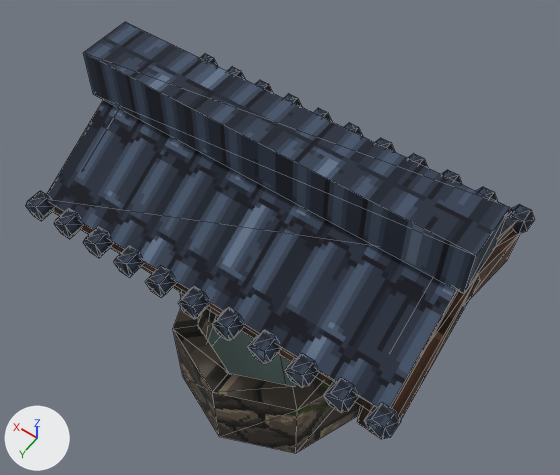
What one commit did to the glTF model Oxygen/project/Assets/Models/JapaneseCity/Props/JP_Prop_Well_A.glb.
The view is the same before and after, from a 50 mm camera at (-1.97, 2.73, 6.11) aimed at (0.09, -0.15, 1.58). Lighting does not change. The marker at lower left points along +X, +Y and +Z. The older version comes first. Mesh edges are drawn as thin lines. Vertices at exactly the same position are counted once.

The scene before the commit, as lines of its bpy script (objects in view):
```python
me_jp_prop_well_a = bpy.data.meshes.new('JP_Prop_Well_A')
me_jp_prop_well_a.from_pydata(...)  # 414 vertices, 676 faces; spans x -1.44..1.44, y -0.95..0.95, z 0.0..2.9
# faces by material slot: [48, 6, 132, 12, 22, 456]
me_jp_prop_well_a.materials.append(mat_jp_stone_rough)
me_jp_prop_well_a.materials.append(mat_jp_mat_glass)
me_jp_prop_well_a.materials.append(mat_jp_wood_cedardark)
me_jp_prop_well_a.materials.append(mat_jp_mat_rope)
me_jp_prop_well_a.materials.append(mat_jp_wood_staves)
me_jp_prop_well_a.materials.append(mat_jp_roof_kawara)
ob_jp_prop_well_a = bpy.data.objects.new('JP_Prop_Well_A', me_jp_prop_well_a)
ob_jp_prop_well_a.location = (0.0, 0.0, 0.0)
```
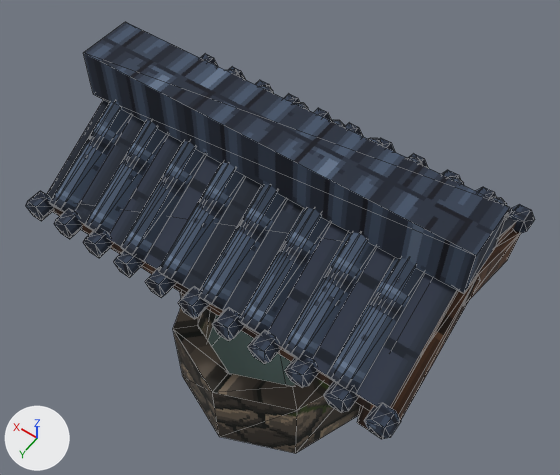
The change, as a list of edits to the scene's bpy script:
```text
Add img_jp_roof_kawarachannel:
    img_jp_roof_kawarachannel = load_image('JP_Roof_KawaraChannel', '_unpacked/JP_Roof_KawaraChannel', 64, 64, 'sRGB')
Add img_jp_roof_kawararoll:
    img_jp_roof_kawararoll = load_image('JP_Roof_KawaraRoll', '_unpacked/JP_Roof_KawaraRoll', 32, 32, 'sRGB')
Add mat_jp_roof_kawarachannel:
    mat_jp_roof_kawarachannel = bpy.data.materials.new('JP_Roof_KawaraChannel')
    # uses the picture img_jp_roof_kawarachannel
Add mat_jp_roof_kawararoll:
    mat_jp_roof_kawararoll = bpy.data.materials.new('JP_Roof_KawaraRoll')
    # uses the picture img_jp_roof_kawararoll
Change me_jp_prop_well_a:
    used by ob_jp_prop_well_a; location = (0.0, 0.0, 0.0)
    remove me_jp_prop_well_a.from_pydata(...)  # 414 vertices, 676 faces; spans x -1.44..1.44, y -0.95..0.95, z 0.0..2.9
    add me_jp_prop_well_a.from_pydata(...)  # 574 vertices, 852 faces; spans x -1.44..1.44, y -0.95..0.95, z 0.0..2.9
    me_jp_prop_well_a part 1
    80 vertices are added at x -1.29..1.29, y -0.9..0.08, z 2.1..2.65
    40 new vertices lie (0.0, 0.82, 0.47) away from vertices in x -1.29..1.15, y -0.9..-0.85, z 2.1..2.18
    40 new vertices lie (0.0, 0.82, -0.47) away from vertices in x -1.15..1.29, y 0.03..0.08, z 2.57..2.65
    176 new faces join them, mat_jp_roof_kawararoll
    me_jp_prop_well_a part 2: 4 faces spanning x -1.35..1.35, y -0.85..0.85, z 2.11..2.6 switch from mat_jp_roof_kawara to mat_jp_roof_kawarachannel
    add me_jp_prop_well_a.materials.append(mat_jp_roof_kawararoll)
```

Changed parts and their boxes (x1, y1, x2, y2) in the pictures (560 x 475 px):
part 1 of me_jp_prop_well_a, added (blue)
    after: (50, 70, 509, 392)
part 2 of me_jp_prop_well_a, recoloured
    both: (48, 101, 512, 407)
